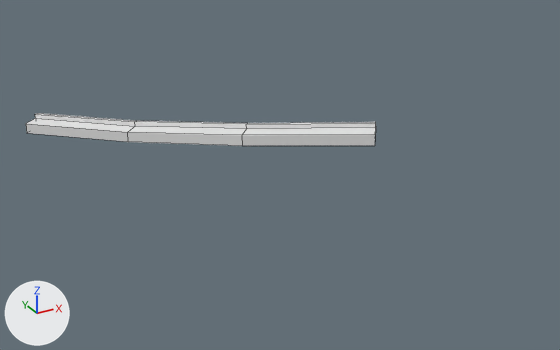
Renders of the FBX model Assets/Environment/Unique/Scene_A/SM_Scene_A_MEtal001.fbx from each side of a commit.
Before and after are seen from a 50 mm camera at (-114.8, -52.5, 30.0) aimed at (-93.7, -14.1, 10.8). Arrows for +X, +Y and +Z are at lower left; the lights stay in place. Mesh edges are drawn as thin lines. Where no turn or scale is listed for an object, it has been applied to the vertices.

Objects in the first picture: 'SM_Scene_A_MEtal001'.
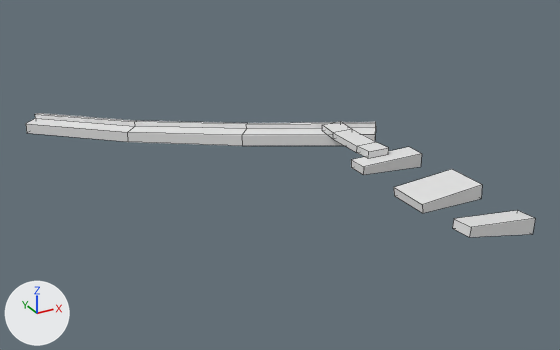
Pixel boxes (x1, y1, x2, y2) of what changed, in the pictures (560 x 350 px):
'SM_Scene_A_MEtal001', reshaped (45% wider, 268% taller)
    before: (26, 113, 376, 146)
    after: (26, 113, 535, 237)
part 1 of me_cube_214, added
    after: (322, 121, 389, 159)
part 2 of me_cube_214, added
    after: (351, 147, 535, 237)

The edits, one by one:
me_cube_214 is used by ob_sm_scene_a_metal001; location (0.0, 0.0, 0.0).
me_cube_214 had 32 vertices, 30 faces and spanned x -105.3..-86.8, y -15.6..3.8, z 10.1..13.1.
me_cube_214 now has 72 vertices, 62 faces and spans x -105.3..-86.8, y -28.5..3.8, z 10.1..13.2.
me_cube_214 part 1: a new loose piece of 16 vertices spanning x -90.3..-88.6, y -18.6..-13.0, z 12.6..13.2, in mat_rust (its picture is missing).
Part 2, on me_cube_214:
24 vertices are added at x -91.3..-86.8, y -28.5..-18.2, z 11.6..13.1.
18 new faces join them.
